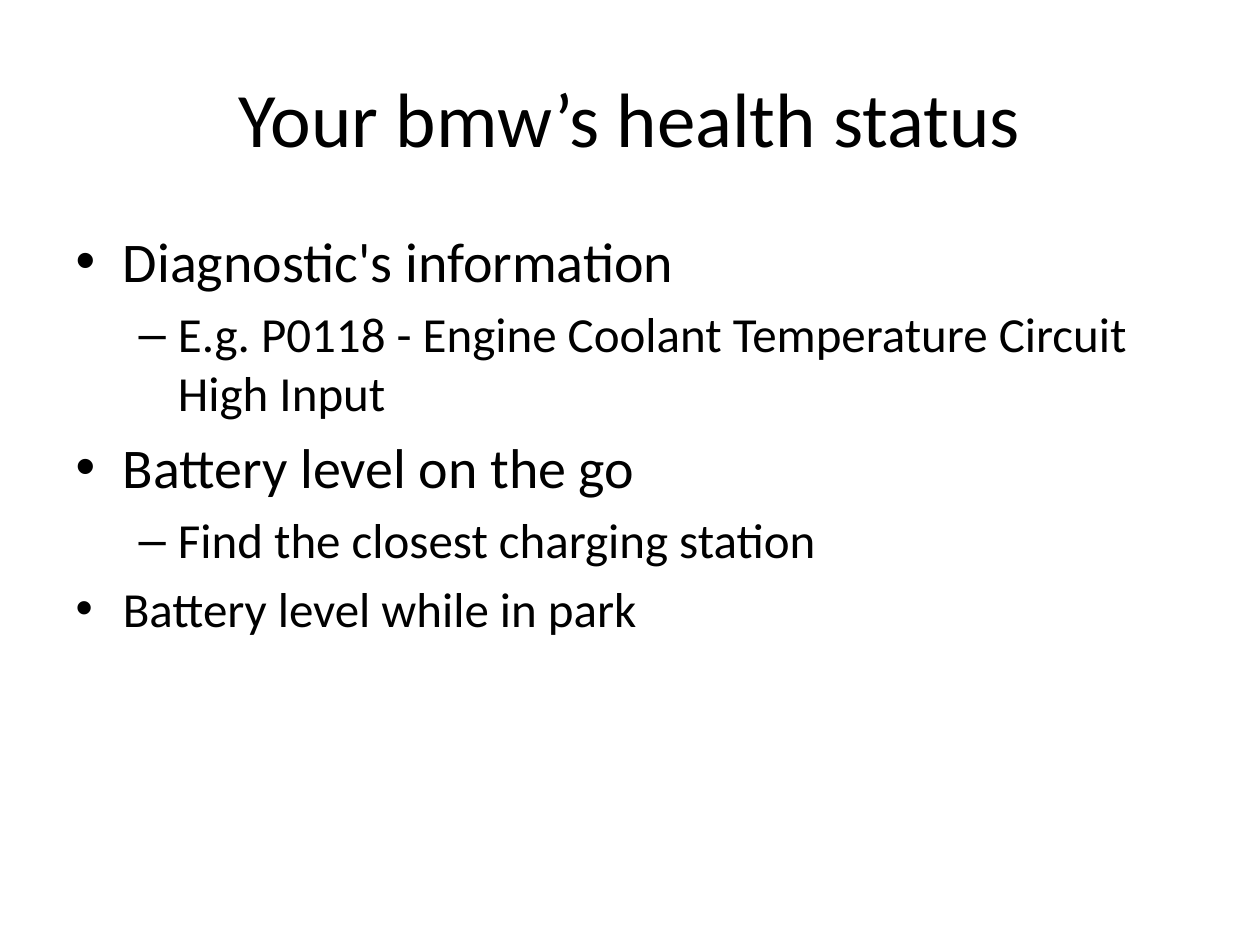
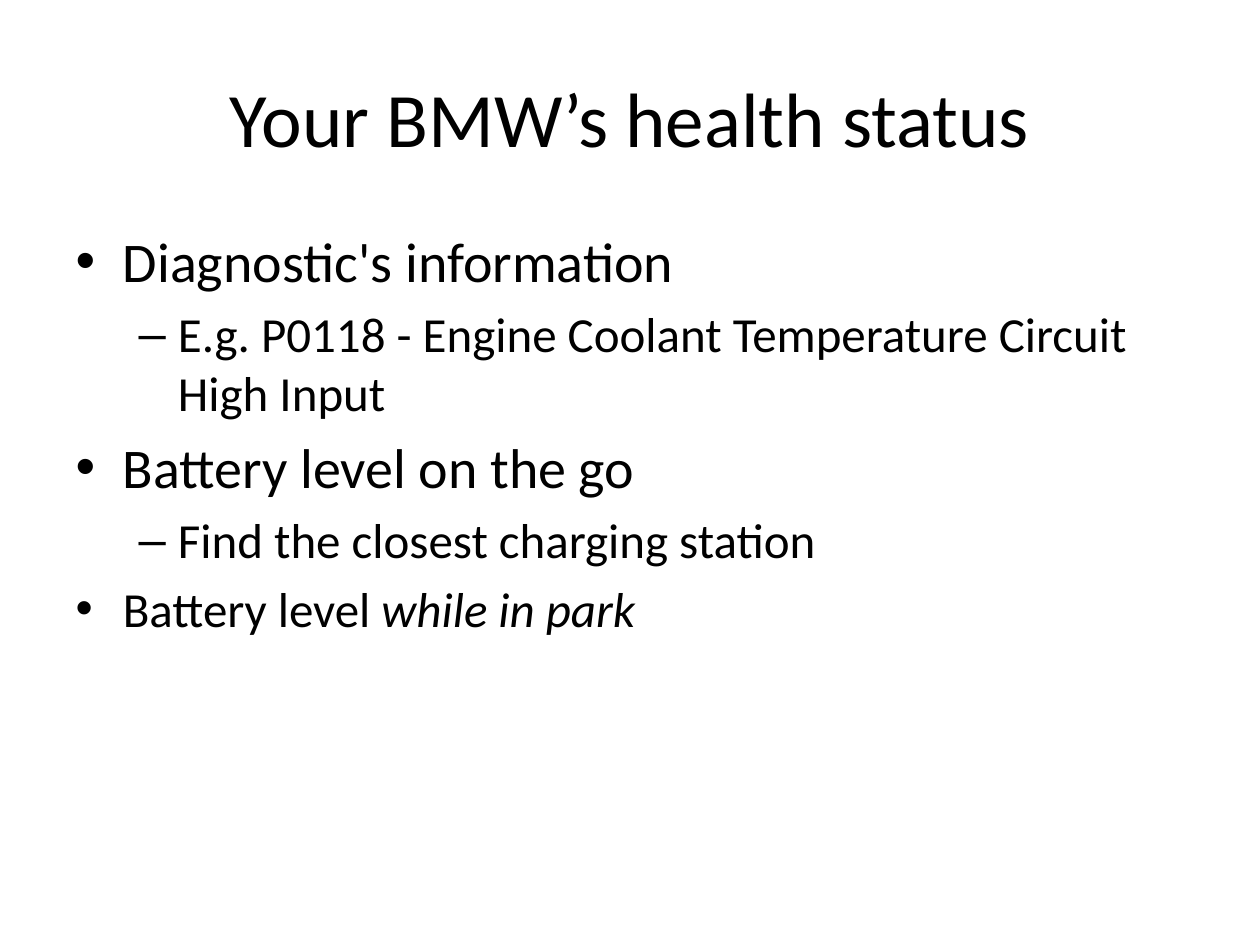
Before and after one commit to sarchak/bmw, a slide deck: slide 2 of Presentation.pptx. Drawn at 1260x945 pixels with LibreOffice and Linux fonts; fonts in the diff are those of the drawing. Boxes give left, top, right and bottom in pixels: in the first picture for what was removed or moved away, otherwise in the second. Text is boxed around its words. In the diff, an @@ line names an element or a change of style, - is before the commit and + after.

```diff
--- a/Presentation.pptx
+++ b/Presentation.pptx
@@ title at (230,93,1029,148): text changed @@
-Your bmw’s health status
+Your BMW’s health status
@@ text at (123,593,635,635): italic on in "while in park" @@
```
Also in this commit, not shown: 1 other slide changed.
